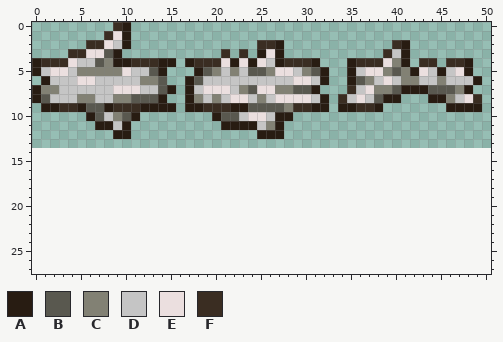
Pixel-art sprite: NPCs/Riven/World_Cracker/World_Cracker_Armor_Health_Bar.png. The picture above was drawn from the file before the commit.
The file is 102x28 pixels, drawn in blocks of 2x2; one block is one cell here. The old version is drawn lined up with the new one, on the new canvas.
Palette (. is transparent): A #281c12  B #59584f  C #828174  D #c5c5c5  E #ebdfdf  F #3a2d22
Pixels before, first column x 0:
 0 .........FA.......................................
 1 ........FEA.......................................
 2 ......FFEDA..............FFA............FA........
 3 ....FFEEBA...........F.F.AEA...........FDA........
 4 AFFFEDDBCAAFFFAA.AFFFEAEAEDAFFFA...AFFFECA.FF.FFA.
 5 ADEEDCCCCCEDDBA...ABCDCDBBCEEDCBA..ADEECBCAEDADEA.
 6 .ADDDEEDDDDDCCB..ABDDDDDDDDDDEEDA..ABCDEDCCDDCDDDA
 7 ACCDDDDDDEEEDDBA.ADEEEDCBEECCBBA...FDECCBAAABBBCA.
 8 ABDDDCCDDCCBBBA..ACDCDEEDCDEEEEDA.FDEDBAA...AACDEF
 9 .AAFFABBAFFFAAAA.AAFFFAABBBBCFFAA.AAFFA.......AAAA
10 ......ABDCBA........ABBDEEDAA.....................
11 .......AADA..........AAAADCA......................
12 .........AA..............AAA......................
Once edited:
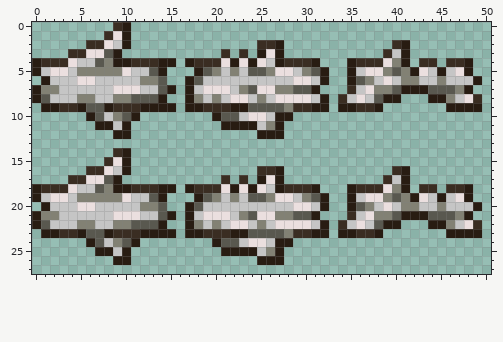
From the commit log: fixed world cracker health bar & not dealing assimilation
What changed:
canvas 51x14 -> 51x28
Changed rows in their new state; - is an unchanged pixel.
first column x 0:
14 ---------FA---------------------------------------
15 --------FEA---------------------------------------
16 ------FFEDA--------------FFA------------FA--------
17 ----FFEEBA-----------F-F-AEA-----------FDA--------
18 AFFFEDDBCAAFFFAA-AFFFEAEAEDAFFFA---AFFFECA-FF-FFA-
19 ADEEDCCCCCEDDBA---ABCDCDBBCEEDCBA--ADEECBCAEDADEA-
20 -ADDDEEDDDDDCCB--ABDDDDDDDDDDEEDA--ABCDEDCCDDCDDDA
21 ACCDDDDDDEEEDDBA-ADEEEDCBEECCBBA---FDECCBAAABBBCA-
22 ABDDDCCDDCCBBBA--ACDCDEEDCDEEEEDA-FDEDBAA---AACDEF
23 -AAFFABBAFFFAAAA-AAFFFAABBBBCFFAA-AAFFA-------AAAA
24 ------ABDCBA--------ABBDEEDAA---------------------
25 -------AADA----------AAAADCA----------------------
26 ---------AA--------------AAA----------------------
